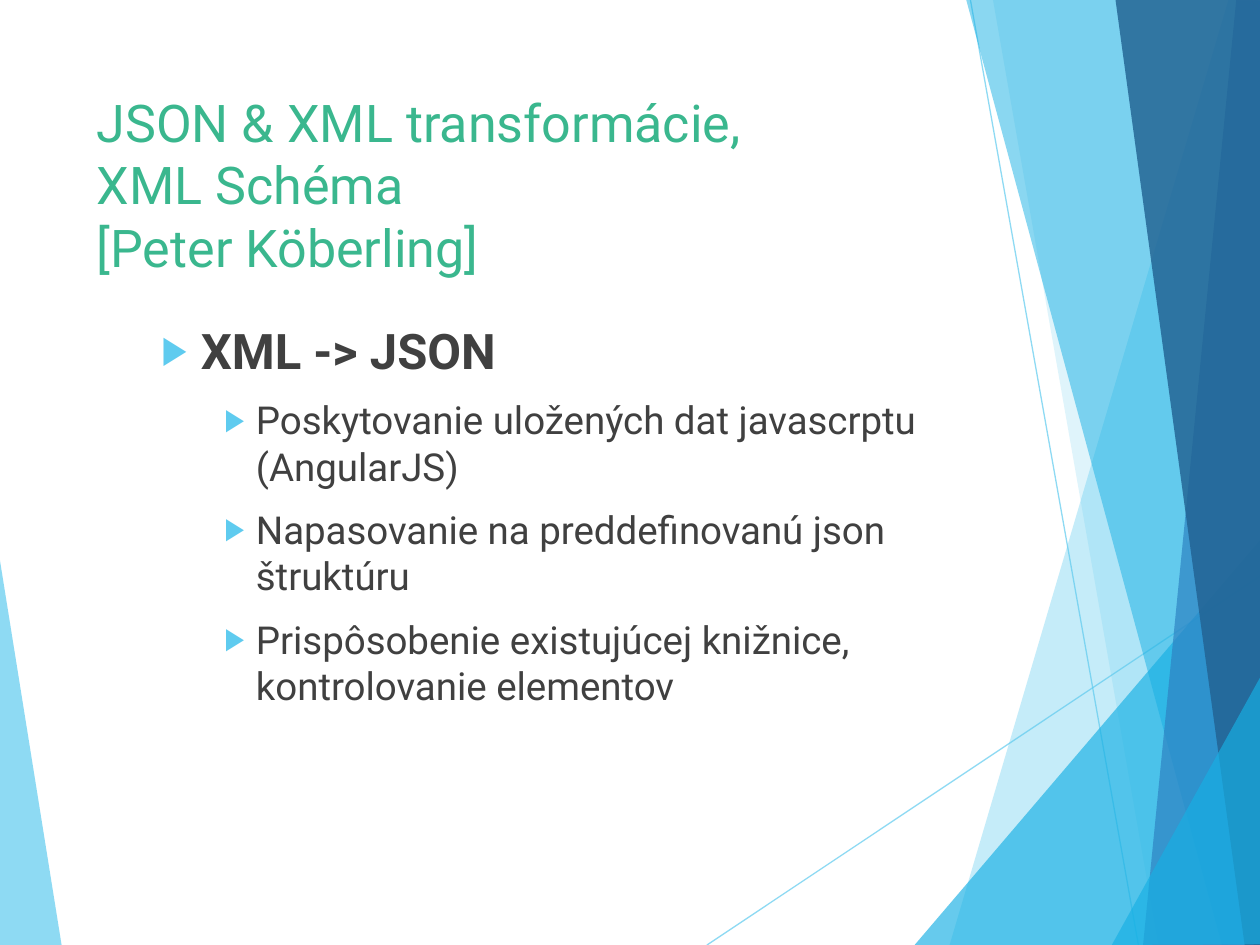
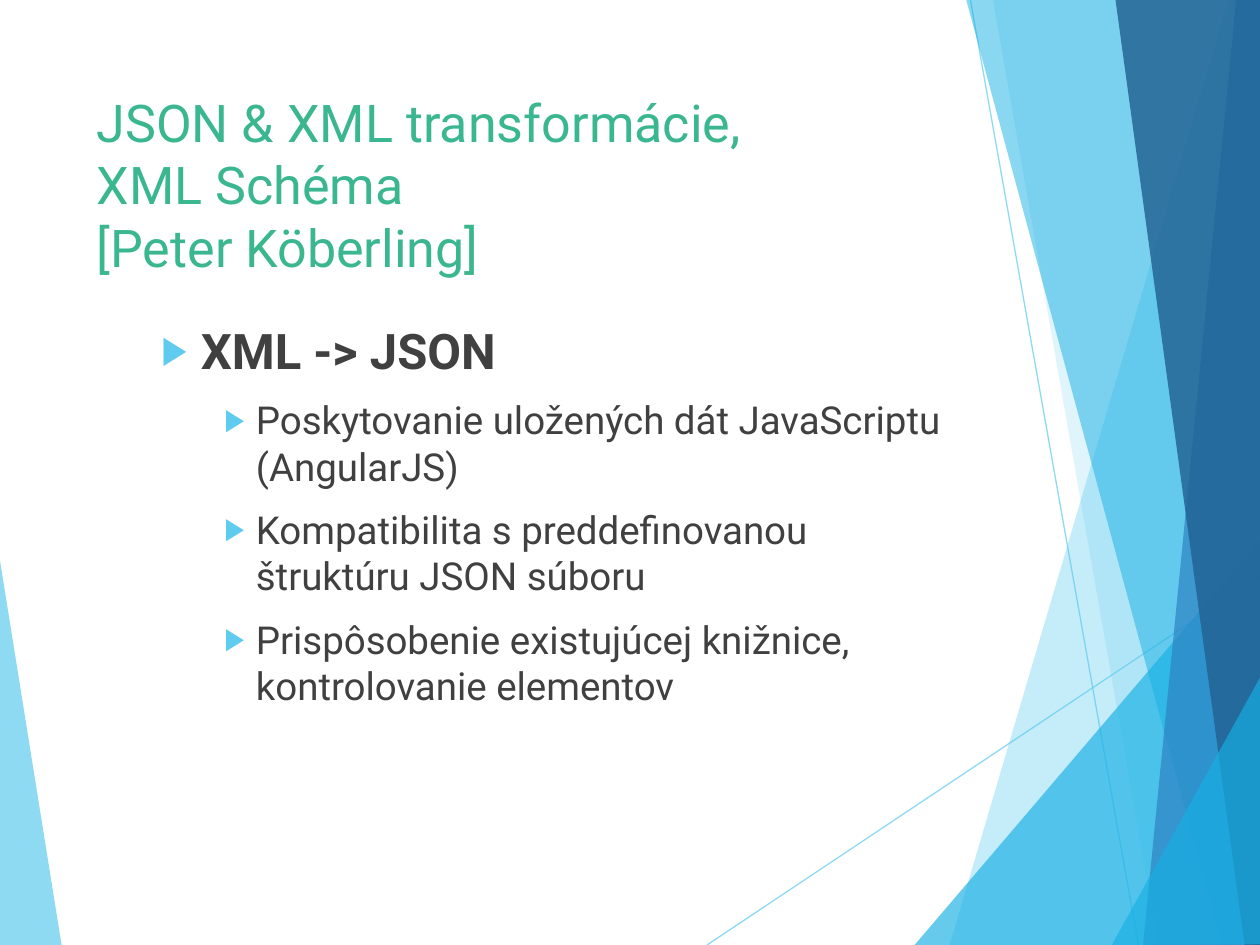
Before and after one commit to Suzii/pb138-cv_generator, a slide deck: slide 13 of defence/obhajoba.pptx (slide 14 before the commit). Drawn at 1260x945 pixels with LibreOffice and Linux fonts; fonts in the diff are those of the drawing. Boxes give left, top, right and bottom in pixels: in the first picture for what was removed or moved away, otherwise in the second. Text is boxed around its words. In the diff, an @@ line names an element or a change of style, - is before the commit and + after.

```diff
--- a/defence/obhajoba.pptx
+++ b/defence/obhajoba.pptx
@@ text at [256,405,941,591]: text changed @@
-    ▶ Poskytovanie uložených dat javascrptu (AngularJS)
-    ▶ Napasovanie na preddefinovanú json štruktúru
+    ▶ Poskytovanie uložených dát JavaScriptu (AngularJS)
+    ▶ Kompatibilita s preddefinovanou štruktúru JSON súboru
```
Also in this commit, not shown: 8 other slides changed, 2 other files.
